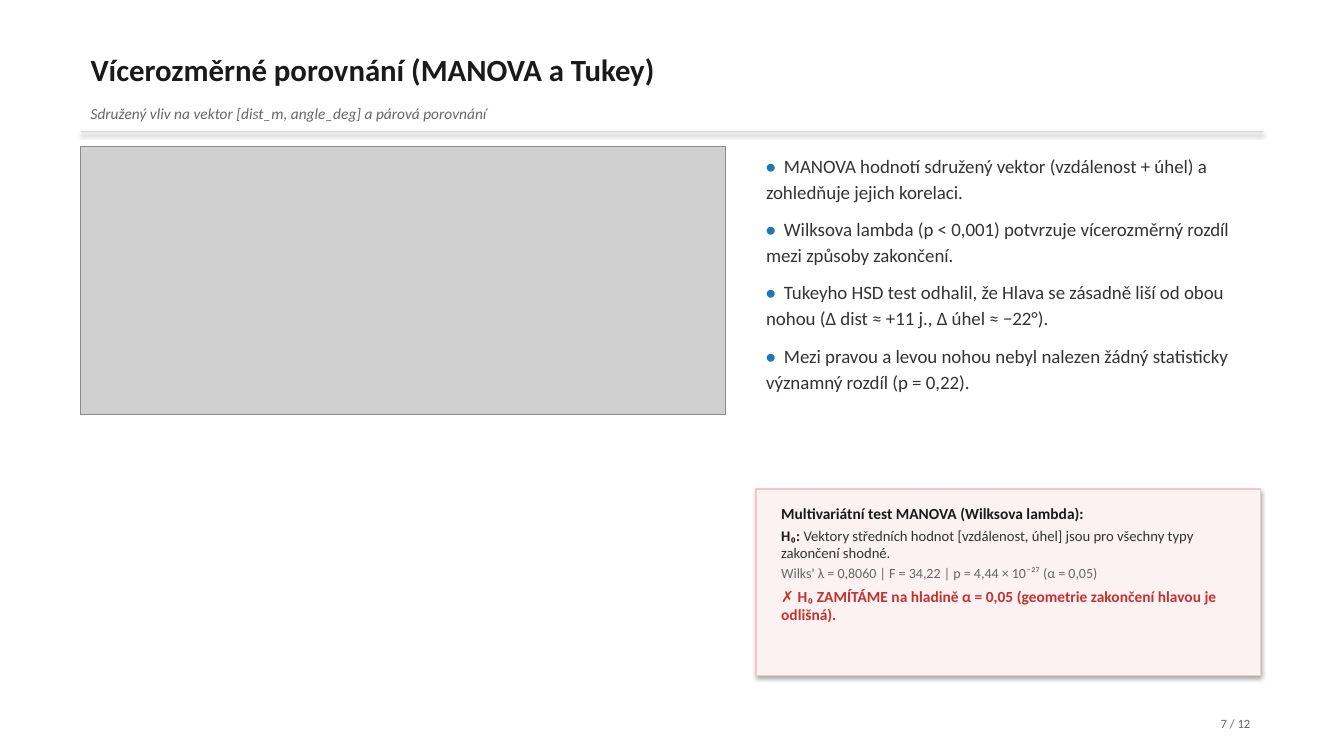
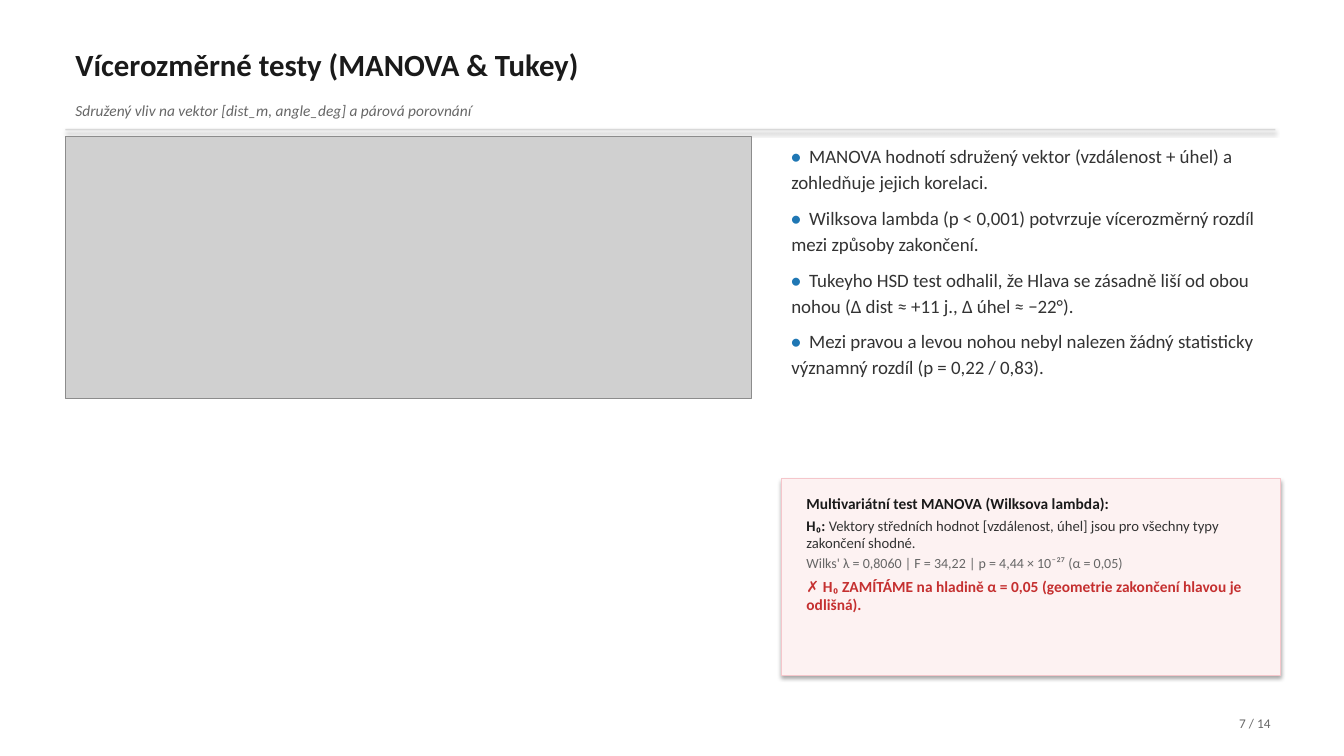
Before and after one commit to jkrejcikova/VMM_project_02, a slide deck: slide 7 of prezentace/prezentace_strelecka_uspesnost.pptx. Drawn at 1344x756 pixels with LibreOffice and Linux fonts; fonts in the diff are those of the drawing; grey boxes stand for pictures. Boxes give left, top, right and bottom in pixels: in the first picture for what was removed or moved away, otherwise in the second. Text is boxed around its words. In the diff, an @@ line names an element or a change of style, - is before the commit and + after.

```diff
--- a/prezentace/prezentace_strelecka_uspesnost.pptx
+++ b/prezentace/prezentace_strelecka_uspesnost.pptx
@@ text at box(75, 53, 578, 81): text changed @@
-Vícerozměrné porovnání (MANOVA a Tukey)
+Vícerozměrné testy (MANOVA & Tukey)
@@ text "Sdružený vliv na vektor [dist_m, ...": place and size @@
-text "Sdružený vliv na vektor [dist_m, ..." at box(91, 108, 486, 122)
+text "Sdružený vliv na vektor [dist_m, ..." at box(75, 105, 471, 119)
@@ picture: place and size @@
-picture at box(81, 146, 726, 414)
+picture at box(66, 136, 751, 399)
@@ rectangle: place and size @@
-rectangle at box(81, 131, 1263, 132)
+rectangle at box(66, 129, 1275, 130)
@@ text "• MANOVA hodnotí sdružený vektor ...": place and size @@
-text "• MANOVA hodnotí sdružený vektor ..." at box(766, 159, 1228, 392)
+text "• MANOVA hodnotí sdružený vektor ..." at box(791, 149, 1254, 377)
@@ text at box(791, 149, 1254, 316): less space between paragraphs @@
@@ text at box(791, 335, 1253, 377): text changed @@
-• Mezi pravou a levou nohou nebyl nalezen žádný statisticky významný rozdíl (p = 0,22).
+• Mezi pravou a levou nohou nebyl nalezen žádný statisticky významný rozdíl (p = 0,22 / 0,83).
@@ rectangle: place and size @@
-rectangle at box(756, 489, 1260, 676)
+rectangle at box(781, 479, 1280, 676)
@@ text "Multivariátní test MANOVA (Wilksova lambda):": place and size @@
-text "Multivariátní test MANOVA (Wilksova lambda):" at box(781, 507, 1217, 622)
+text "Multivariátní test MANOVA (Wilksova lambda):" at box(806, 497, 1242, 612)
@@ text at box(1239, 719, 1270, 728): text changed; size 9 to 9.5 pt @@
-7 / 12
+7 / 14
```
Also in this commit, not shown: 11 other slides changed, 2 slides added, 22 other files.
